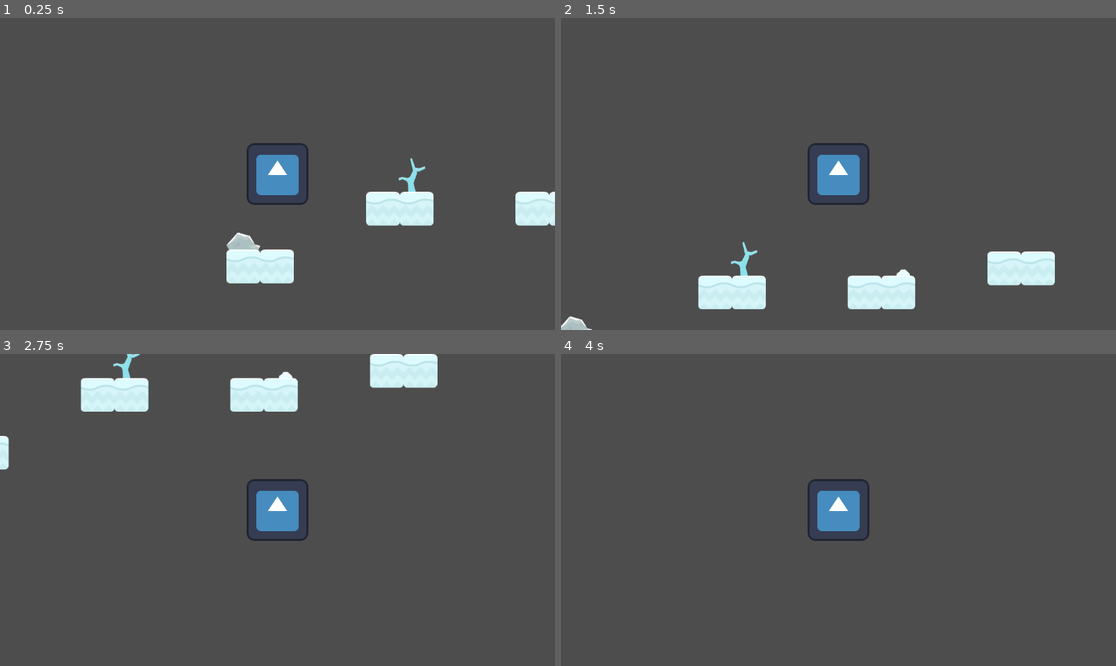
Above: before the commit, frames 1-4 (two rows, left to right).
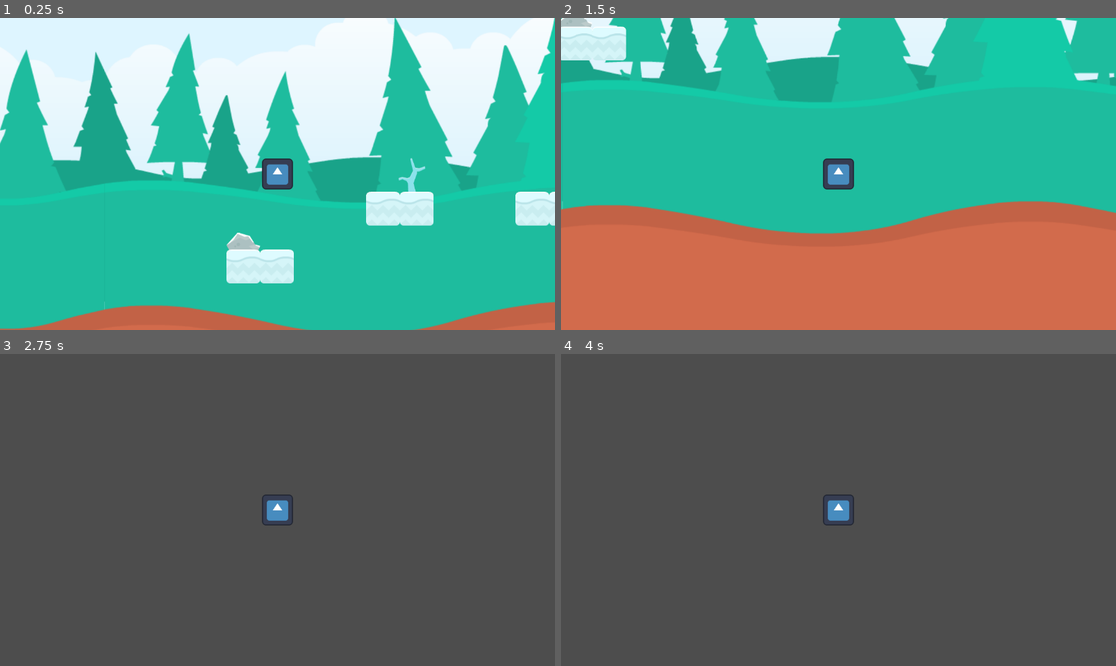
Above: after the commit, the same moments.

Repository: teachingCS/WahlkursGodot
Game: Godot game, scene res://level_1.tscn
Two runs of this game, one before a commit and one after it. Both use one fixed random seed, a clock stepped at 60 frames per second and the inputs below. The engine's default icon, where the game draws it, is replaced by a stand-in: a white triangle on a blue panel in a dark square.
Inputs:
- Up to frame 1 (0.25 s): no input
- Up to frame 2 (1.5 s): tap Enter (ui_accept) at 0.5, 0.77 s; hold Right (ui_right) from 0.53 s (still down)
- Up to frame 3 (2.75 s): tap Enter (ui_accept) at 1.52 s; release Right (ui_right) at 2.03 s; hold Left (ui_left) from 2.03 s (still down)
- Up to frame 4 (4 s): release Left (ui_left) at 2.78 s; hold Right (ui_right) from 2.78 s (still down); tap Enter (ui_accept) at 3.02, 3.5, 3.77 s

The runs differ from the first frame. In frame 1, 96% of the frame differs, in the area x 0-100%, y 0-100%; in frame 2, 100%; in frame 3, 5.4%; in frame 4, 1.1%.

Commit message:
ParallaxBackground

Diff:
--- a/JumpAndRun/level_1.tscn
+++ b/JumpAndRun/level_1.tscn
@@ -1,7 +1,8 @@
-[gd_scene load_steps=5 format=3 uid="uid://dubaffnrr6j44"]
+[gd_scene load_steps=6 format=3 uid="uid://dubaffnrr6j44"]
 
 [ext_resource type="Script" path="res://level_1.gd" id="1_mhrte"]
 [ext_resource type="PackedScene" uid="uid://dox4qdirog56t" path="res://spieler.tscn" id="2_4v35e"]
+[ext_resource type="Texture2D" uid="uid://cvdkn330dpyve" path="res://Assets/backgroundColorForest.png" id="4_73dsb"]
 [ext_resource type="PackedScene" uid="uid://yo104ug8f207" path="res://tile_map.tscn" id="4_m4bxw"]
 
 [sub_resource type="RectangleShape2D" id="RectangleShape2D_7ohat"]
@@ -9,6 +10,19 @@
 
 [node name="Level1" type="Node2D"]
 script = ExtResource("1_mhrte")
+
+[node name="ParallaxBackground" type="ParallaxBackground" parent="."]
+offset = Vector2(0, -700)
+scale = Vector2(1.5, 1.5)
+transform = Transform2D(1.5, 0, 0, 1.5, 0, -700)
+
+[node name="ParallaxLayer" type="ParallaxLayer" parent="ParallaxBackground"]
+motion_scale = Vector2(0.3, 0.3)
+motion_mirroring = Vector2(1024, 0)
+
+[node name="Sprite2D" type="Sprite2D" parent="ParallaxBackground/ParallaxLayer"]
+texture = ExtResource("4_73dsb")
+centered = false
 
 [node name="TileMap" parent="." instance=ExtResource("4_m4bxw")]
 layer_0/tile_data = PackedInt32Array(1966082, 458753, 0, 1966089, 458753, 0, 1179679, 458753, 0, 1179686, 458753, 0, 32 …(354 unchanged characters)…
--- a/JumpAndRun/spieler.tscn
+++ b/JumpAndRun/spieler.tscn
@@ -7,6 +7,7 @@
 size = Vector2(128, 128)
 
 [node name="Spieler" type="CharacterBody2D"]
+scale = Vector2(0.5, 0.5)
 script = ExtResource("1_3qrse")
 metadata/_edit_group_ = true
 
